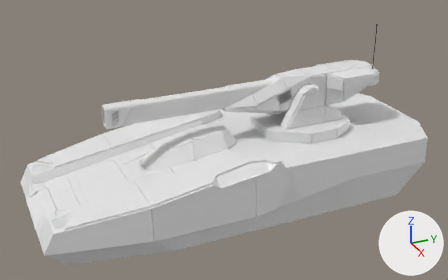
Renders of the FBX model Assets/tank/HoverTank.fbx from each side of a commit.
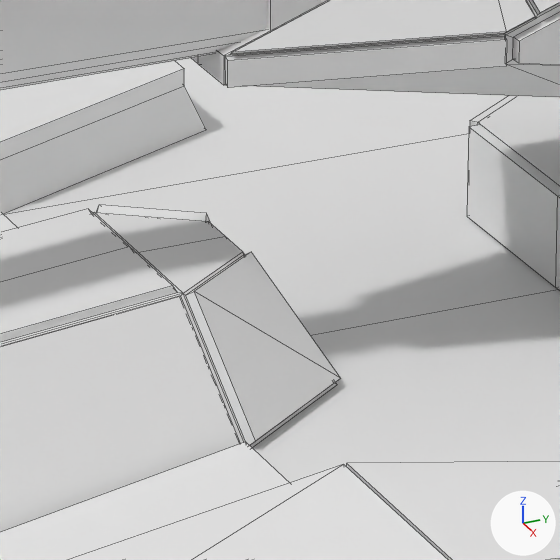
Old and new are each drawn whole from a camera (50 mm lens) standing at (9.89, -5.21, 5.89) and looking at (0.11, -0.81, 0.99) and again close up on the part from 45% to 58% of the width and 37% to 57% of the height. The lights are fixed; the arrows at lower right show +X, +Y and +Z. The close-ups show mesh edges as thin lines. Where no turn or scale is listed for an object, it has been applied to the vertices. Vertices at the same position are counted once.

Objects in the first close-up: 'Barrel', 'Cannon', 'Conopy', 'Hull', 'Turret'.
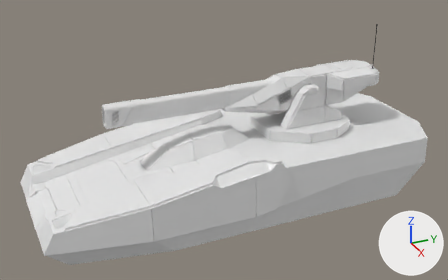
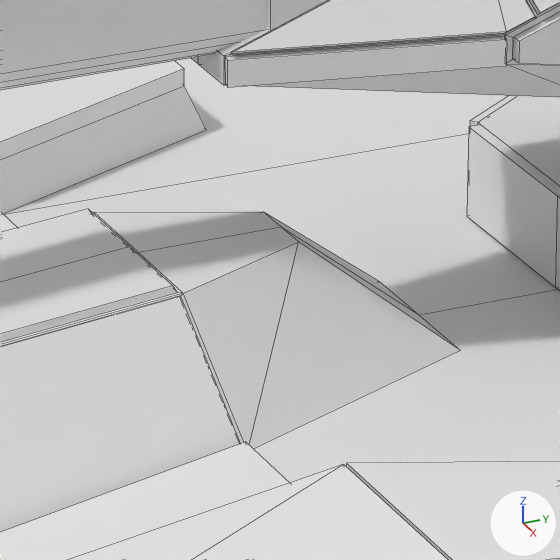
Pixel boxes [x1, y1, x2, y2] of what changed, in the close-ups (560 x 560 px; the box of a moved part takes in the faces that stretch with it):
'Conopy', reshaped: before [0, 205, 340, 532]; after [0, 209, 460, 532]
part 1 of me_cube_030, cut back: before [94, 205, 340, 448]; after [94, 212, 460, 449]
part 2 of me_cube_031, moved or reshaped: [5, 134, 560, 483] in both

The change in detail:
me_cube_030 is used by ob_conopy; location (0.0, -0.026, 0.242).
me_cube_030 had 112 vertices, 110 faces and spanned x -0.44..0.44, y -2.35..-0.57, z 0.45..0.97.
me_cube_030 now has 96 vertices, 94 faces and spans x -0.44..0.44, y -2.35..-0.28, z 0.45..0.97.
Part 1, on me_cube_030:
20 vertices are removed from x -0.44..0.44, y -0.89..-0.57, z 0.71..0.97.
24 faces are deleted.
2 vertices move from x 0.0, y -0.71..-0.57, z 0.71..0.96 to x 0.0, y -0.59..-0.28, z 0.71..0.96.
4 vertices are added at (0.18, -0.28, 0.71), (0.08, -0.59, 0.96), (-0.18, -0.28, 0.71), (-0.08, -0.59, 0.96).
8 new faces join them.
me_cube_031 has 549 vertices, 446 faces and spans x -1.65..1.65, y -4.43..3.25, z -0.42..0.86.
me_cube_031 is used by ob_hull; location (0.0, -0.026, 0.242).
Part 2, on me_cube_031:
Vertex 55 of me_cube_031 moves from (0.0, -0.57, 0.71) to (0.0, -0.28, 0.71) at pixel (419, 315).
Vertex 56 of me_cube_031 moves from (0.23, -0.57, 0.71) at pixel (337, 384) to (0.18, -0.28, 0.71) at pixel (460, 350).
Vertex 333 of me_cube_031 moves from (-0.23, -0.57, 0.71) to (-0.18, -0.28, 0.71) at pixel (379, 281).
